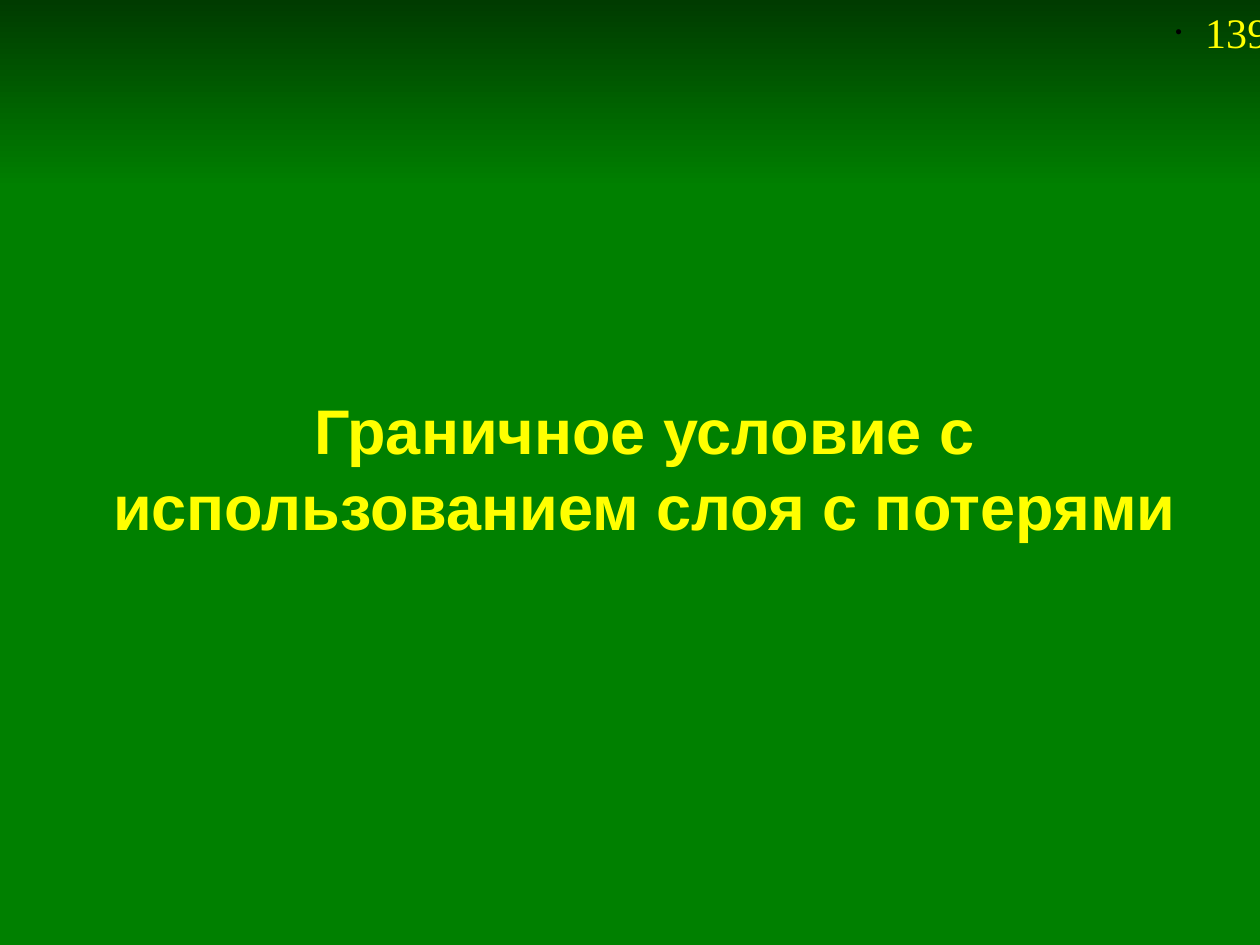
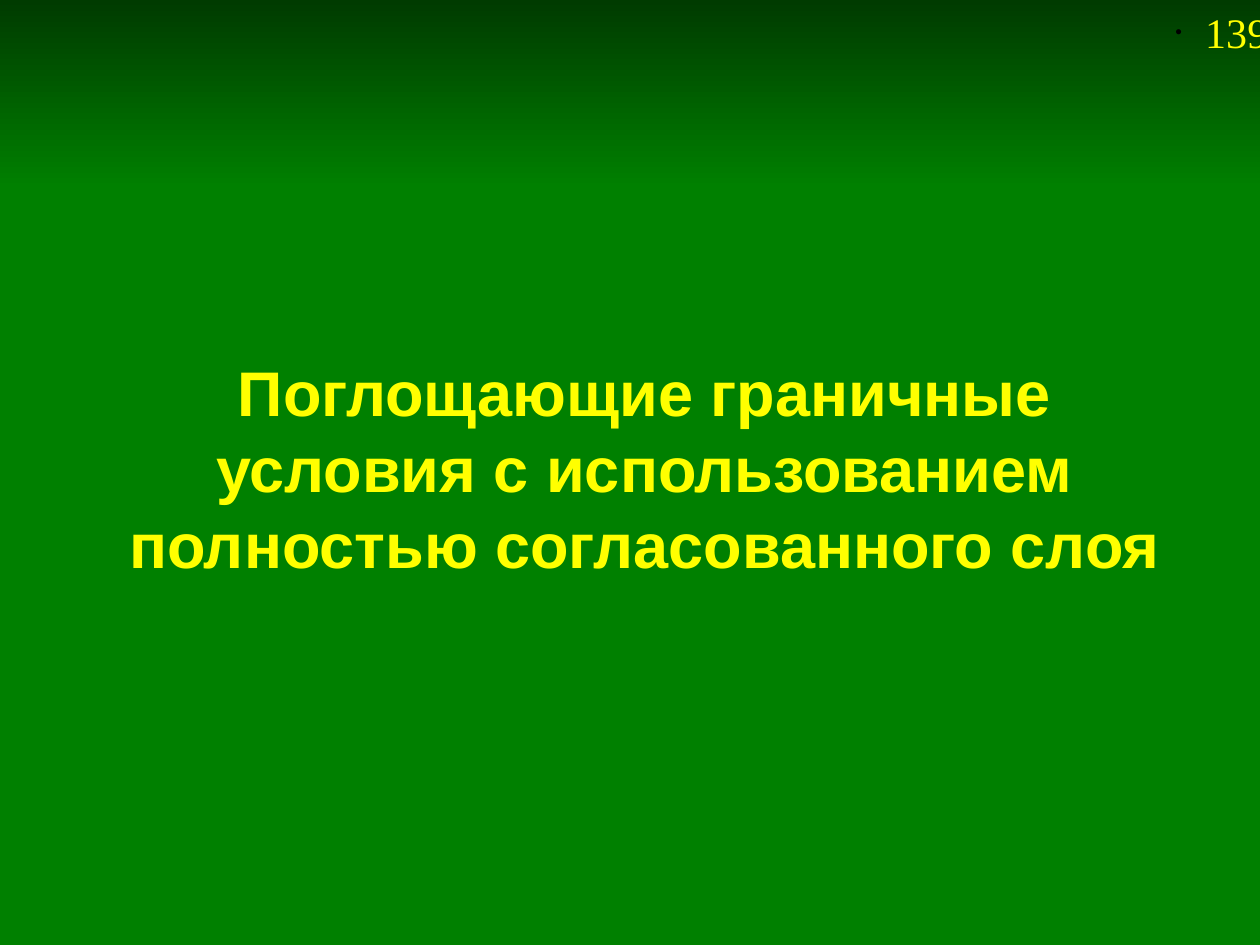
Before and after one commit to andris0147sv/modelling, a slide deck: slide 139 of presentations/2. FDTD.odp. Drawn at 1260x945 pixels with LibreOffice and Linux fonts; fonts in the diff are those of the drawing. Boxes give left, top, right and bottom in pixels: in the first picture for what was removed or moved away, otherwise in the second. Text is boxed around its words. In the diff, an @@ line names an element or a change of style, - is before the commit and + after.

```diff
--- a/presentations/2. FDTD.odp
+++ b/presentations/2. FDTD.odp
@@ title at [129,372,1160,569]: text changed @@
-Граничное условие с использованием слоя с потерями
+Поглощающие граничные условия с использованием полностью согласованного слоя
```
Also in this commit, not shown: 5 other slides changed, 3 slides added, 8 slides removed, 6 other files.
